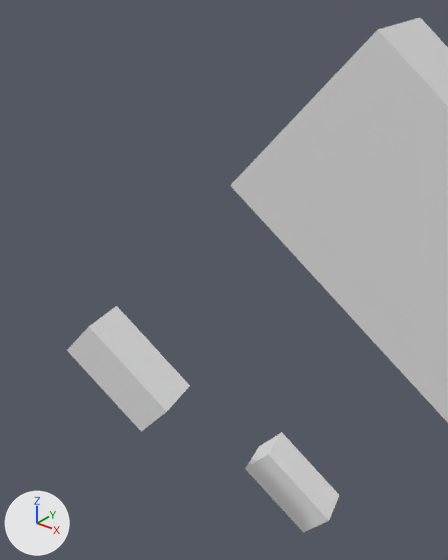
Two versions of the Blender file 04 - Shots/Szene2_Shot1.blend, one commit apart.
The view is the same before and after, from a 50 mm camera at (-74.0, -144.7, 129.7) aimed at (-114.5, -94.1, 98.4). Every picture has the same lights, and +X, +Y and +Z are marked at lower left.

In view in the first picture: 'Meteor.001', 'Meteor.003', 'Meteor.004'.
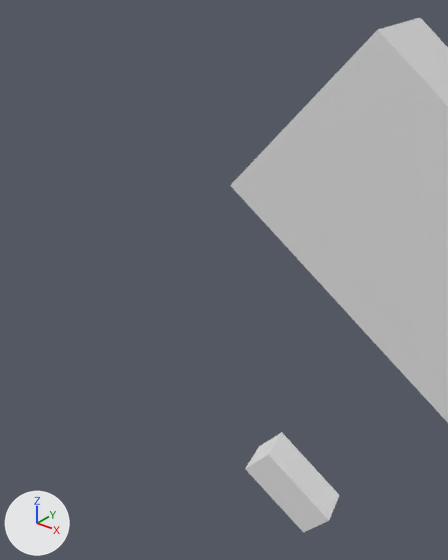
The change, as a diff of the scene's bpy script:
```diff
--- a/04 - Shots/Szene2_Shot1.blend.py
+++ b/04 - Shots/Szene2_Shot1.blend.py
@@ ob_meteor_004 @@
-ob_meteor_004 = bpy.data.objects.new('Meteor.004', None)
-ob_meteor_004.location = (-116.2, -103.5, 85.4)
-ob_meteor_004.rotation_euler = (0.0, -0.846, 0.228)  # degrees (0, -48, 13)
-ob_meteor_004.scale = (0.33, 0.33, 0.33)
-ob_meteor_004.show_instancer_for_render = False
-ob_meteor_004.instance_type = 'COLLECTION'
-ob_meteor_004.instance_collection = col_meteor_001
```

Changed parts and their boxes (x1, y1, x2, y2) in the pictures (448 x 560 px):
'Meteor.004', deleted
    before: (67, 306, 190, 432)
